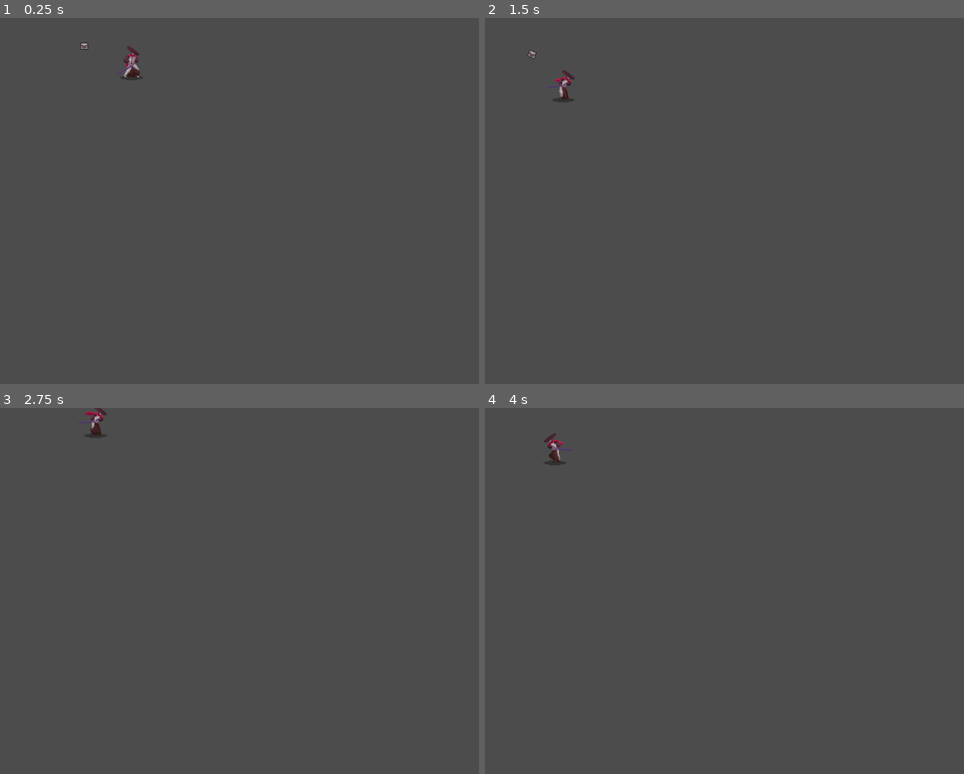
Above: before the commit, frames 1-4 (two rows, left to right).
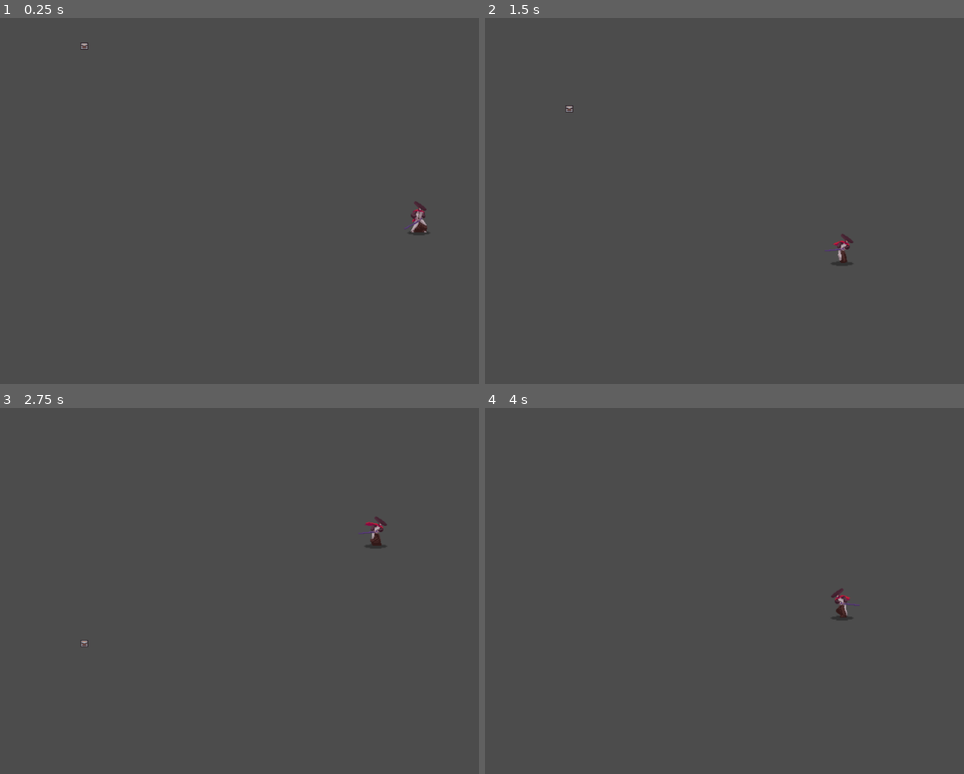
Above: after the commit, the same moments.

Repository: awrenn/moonshot
Game: Godot game, scene res://World.tscn
Same seed, same stepped clock (60 frames per second), same inputs: the game is played once before the commit and once after it.
Inputs:
- Up to frame 1 (0.25 s): no input
- Up to frame 2 (1.5 s): hold Right (ui_right) 0.53-1.28 s; hold Down (ui_down) from 1.28 s (still down)
- Up to frame 3 (2.75 s): release Down (ui_down) at 2.03 s; hold Right (ui_right) from 2.03 s (still down)
- Up to frame 4 (4 s): release Right (ui_right) at 2.78 s; hold Up (ui_up) 2.78-3.53 s; hold Left (ui_left) from 3.53 s (still down)

The runs differ from the first frame. In frame 1, 0.4% of the frame differs, in the area x 24-90%, y 7-60%; in frame 2, 0.4%; in frame 3, 0.4%; in frame 4, 0.4%.

Commit message:
Now he runs in a circle

Diff:
--- a/Character.gd
+++ b/Character.gd
@@ -1,17 +1,20 @@
 extends KinematicBody2D
 
 
-export var alpha = PI  # How fast the player will move (rads/sec).
+export var alpha = PI
+export var jump_speed = 100 # How fast the player will move (rads/sec).
 var screen_size  # Size of the game window.
 var theta = 0.0 # Degrees rotation - 0 is top middle
 var r = 50 # Distance from center
 var floor_r = 50
-var center_x = 50.0
-var center_y = 50.0
+var center_x
+var center_y
 
 # Called when the node enters the scene tree for the first time.
 func _ready():
 	screen_size = get_viewport_rect().size
+	center_x = screen_size.x / 2
+	center_y = screen_size.y / 2
 
 
 # Called every frame. 'delta' is the elapsed time since the previous frame.
@@ -33,7 +36,7 @@
 
 
 	theta += alpha * delta * velocity.x
-	r += alpha * delta * velocity.y
+	r += jump_speed * delta * velocity.y
 	r = clamp(r, floor_r, r)
 	position.x = center_x + r * cos(theta)
 	position.y = center_y + r * sin(theta)
--- a/Character.tscn
+++ b/Character.tscn
@@ -186,7 +186,7 @@
 position = Vector2( -0.297302, -23.7841 )
 frames = SubResource( 13 )
 animation = "walk"
-frame = 5
+frame = 1
 speed_scale = 2.0
 playing = true
 flip_h = true
